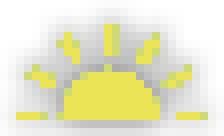
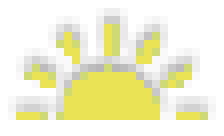
Before/after of a w=224, h=136 layered artwork. What changed in the layer stack:
pixels changed over [0, 0, 224, 136] (layer not identified)
